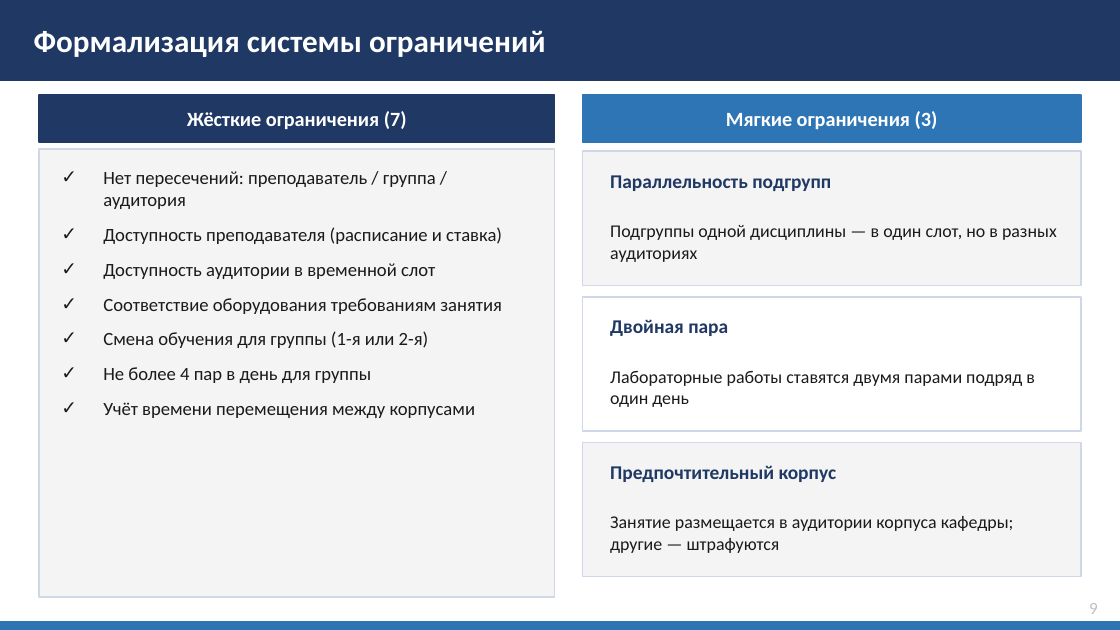
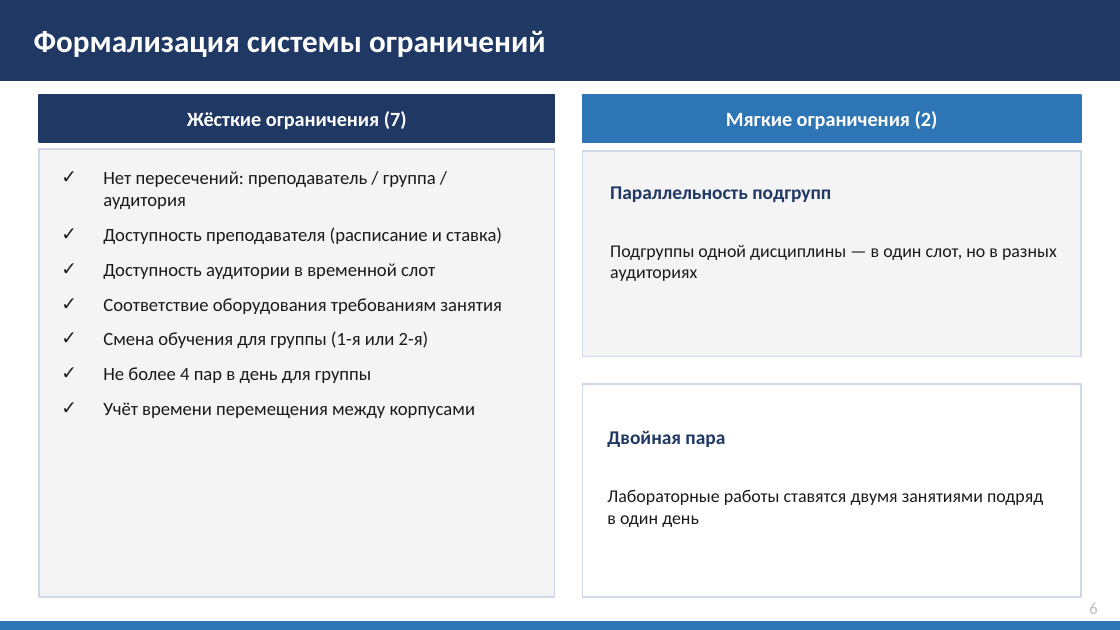
Before and after one commit to Dmitriy8570/Auto-Schedule-For-ASU, a slide deck: slide 6 of Docs/Bardakov_VKR_Final.pptx. Drawn at 1120x630 pixels with LibreOffice and Linux fonts; fonts in the diff are those of the drawing. Boxes give left, top, right and bottom in pixels: in the first picture for what was removed or moved away, otherwise in the second. Text is boxed around its words. In the diff, an @@ line names an element or a change of style, - is before the commit and + after.

```diff
--- a/Docs/Bardakov_VKR_Final.pptx
+++ b/Docs/Bardakov_VKR_Final.pptx
@@ text at (726,111,938,129): text changed @@
-Мягкие ограничения (3)
+Мягкие ограничения (2)
@@ rectangle: place and size @@
-rectangle at (582,151,1081,286)
+rectangle at (582,151,1081,356)
@@ text "Параллельность подгрупп": place and size @@
-text "Параллельность подгрупп" at (610,175,831,191)
+text "Параллельность подгрупп" at (610,186,831,202)
@@ text "Подгруппы одной дисциплины — в ...": place and size @@
-text "Подгруппы одной дисциплины — в ..." at (610,225,1057,262)
+text "Подгруппы одной дисциплины — в ..." at (610,245,1057,281)
@@ rectangle: place and size @@
-rectangle at (582,297,1081,431)
+rectangle at (582,384,1081,597)
@@ text "Двойная пара": place and size @@
-text "Двойная пара" at (610,319,728,336)
+text "Двойная пара" at (607,430,725,447)
@@ rectangle removed at (582,442,1081,577) @@
@@ text removed at (610,465,837,482) @@
-Предпочтительный корпус
@@ text at (607,490,1043,527): text changed @@
-Лабораторные работы ставятся двумя парами подряд в один день
+Лабораторные работы ставятся двумя занятиями подряд в один день
@@ text removed at (610,516,1014,553) @@
-Занятие размещается в аудитории корпуса кафедры; другие — штрафуются
@@ text at (1089,603,1098,614): text changed @@
-9
+6
```
Also in this commit, not shown: 9 other slides changed, 3 slides added, 43 other files.
